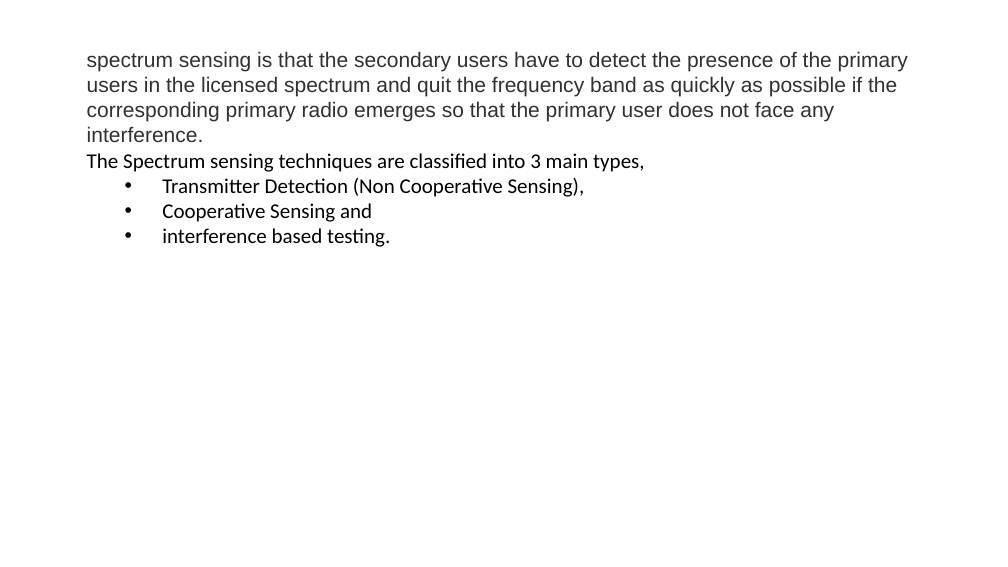
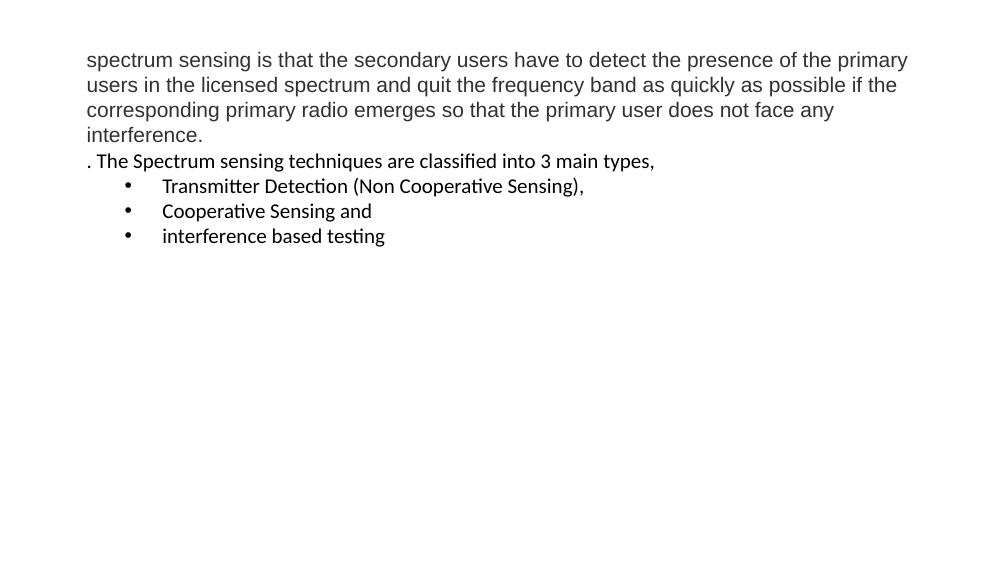
Before and after one commit to vk0810-k/College-B.Tech, a slide deck: slide 10 of Fourth Year/SEM VII/Mobile Computing - Prof. Preeti Godabole/MC-PPT/Unit 4-CRN.pptx. Drawn at 1008x567 pixels with LibreOffice and Linux fonts; fonts in the diff are those of the drawing. Boxes give left, top, right and bottom in pixels: in the first picture for what was removed or moved away, otherwise in the second. Text is boxed around its words. In the diff, an @@ line names an element or a change of style, - is before the commit and + after.

```diff
--- a/Fourth Year/SEM VII/Mobile Computing - Prof. Preeti Godabole/MC-PPT/Unit 4-CRN.pptx
+++ b/Fourth Year/SEM VII/Mobile Computing - Prof. Preeti Godabole/MC-PPT/Unit 4-CRN.pptx
@@ text at (97,153,655,172): text changed @@
-The Spectrum sensing techniques are classified into 3 main types,
+. The Spectrum sensing techniques are classified into 3 main types,
@@ text at (162,228,385,247): text changed @@
-  • interference based testing.
+  • interference based testing
```
Also in this commit, not shown: 2 slides added, 2 slides removed, 46 other files.
